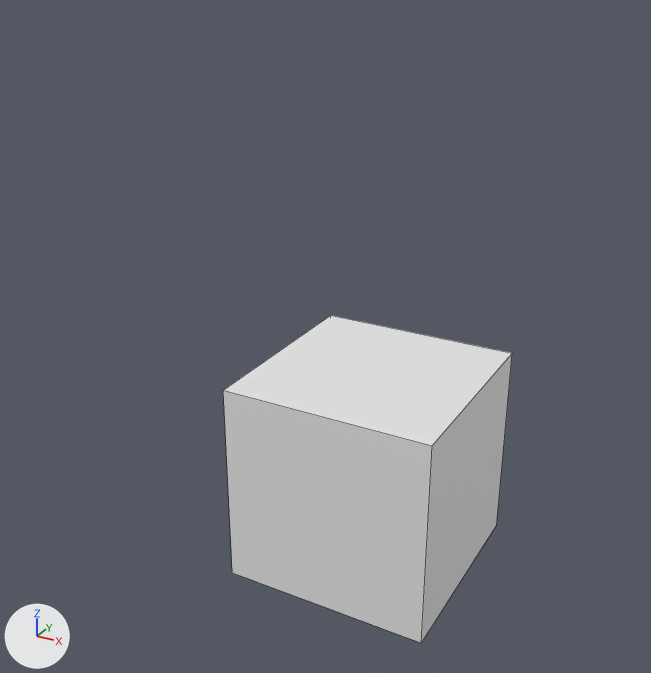
The Blender file resources/objects/building_parts/buildings.blend: old version first, new version second.
One viewpoint serves both versions: a 50 mm camera at (3.25, -6.84, 4.66) aimed at (-1.31, 1.45, 0.52). Every picture has the same lights, and +X, +Y and +Z are marked at lower left. Mesh edges are drawn as thin lines. The same objects are shown in both versions, whatever each file hides.

Before the edit, the objects in view are built like this:
```python
me_cube_007 = bpy.data.meshes.new('Cube.007')
me_cube_007.from_pydata(...)  # a box spanning x -1.0..1.0, y -1.0..1.0, z -1.0..1.0
ob_dumster = bpy.data.objects.new('dumster', me_cube_007)
ob_dumster.location = (0.0, 0.0, 0.0)
```
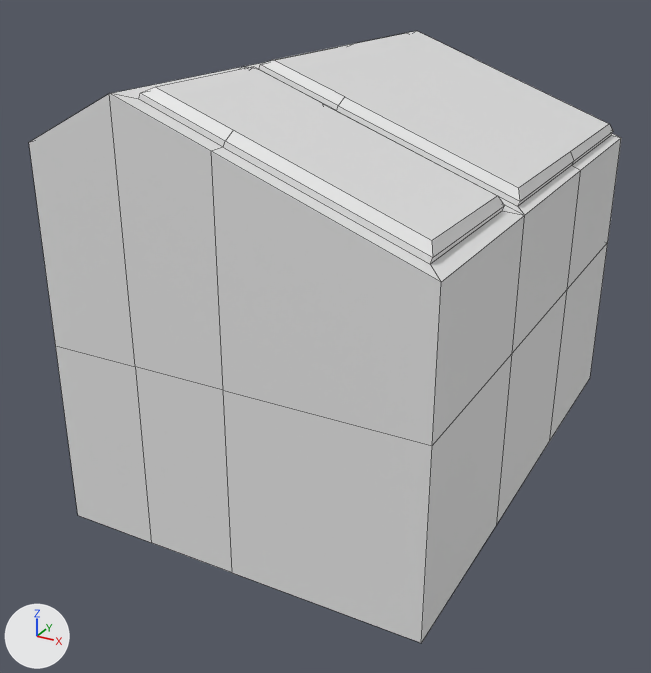
Diff of the bpy script that builds the scene:
```diff
--- a/resources/objects/building_parts/buildings.blend.py
+++ b/resources/objects/building_parts/buildings.blend.py
@@ me_cube_007 @@
 # used by ob_dumster; location = (0.0, 0.0, 0.0)
-me_cube_007.from_pydata(...)  # 8 vertices, 6 faces; spans x -1.0..1.0, y -1.0..1.0, z -1.0..1.0
+me_cube_007.from_pydata(...)  # 85 vertices, 80 faces; spans x -3.0..1.0, y -1.0..5.0, z -1.0..3.56
+# me_cube_007 part 1
+# 1 vertex is removed from x -1.0, y 1.0, z 1.0
+# 3 faces are deleted
+# 57 vertices are added at x -3.0..1.0, y -1.0..5.0, z -1.0..3.56
+# 5 new vertices lie (-1.0, 0.0, 0.0) away from vertices in x -2.0, y -1.0..5.0, z -1.0..1.0
+# 6 new vertices lie (0.0, 0.0, 2.0) away from vertices in x -3.0..-1.0, y -1.0..5.0, z -1.0..1.0
+# 10 new vertices lie (0.02, 0.0, 0.05) away from vertices in x -1.89..0.89, y -0.83..4.89, z 2.42..3.46
+# 77 new faces join them
```

Changed parts and their boxes [x1, y1, x2, y2] in the pictures (651 x 673 px):
'dumster', reshaped (104% wider, 86% taller): before [223, 315, 512, 643]; after [29, 31, 621, 643]
part 1 of me_cube_007, built on: before [224, 315, 512, 446]; after [29, 31, 621, 572]
